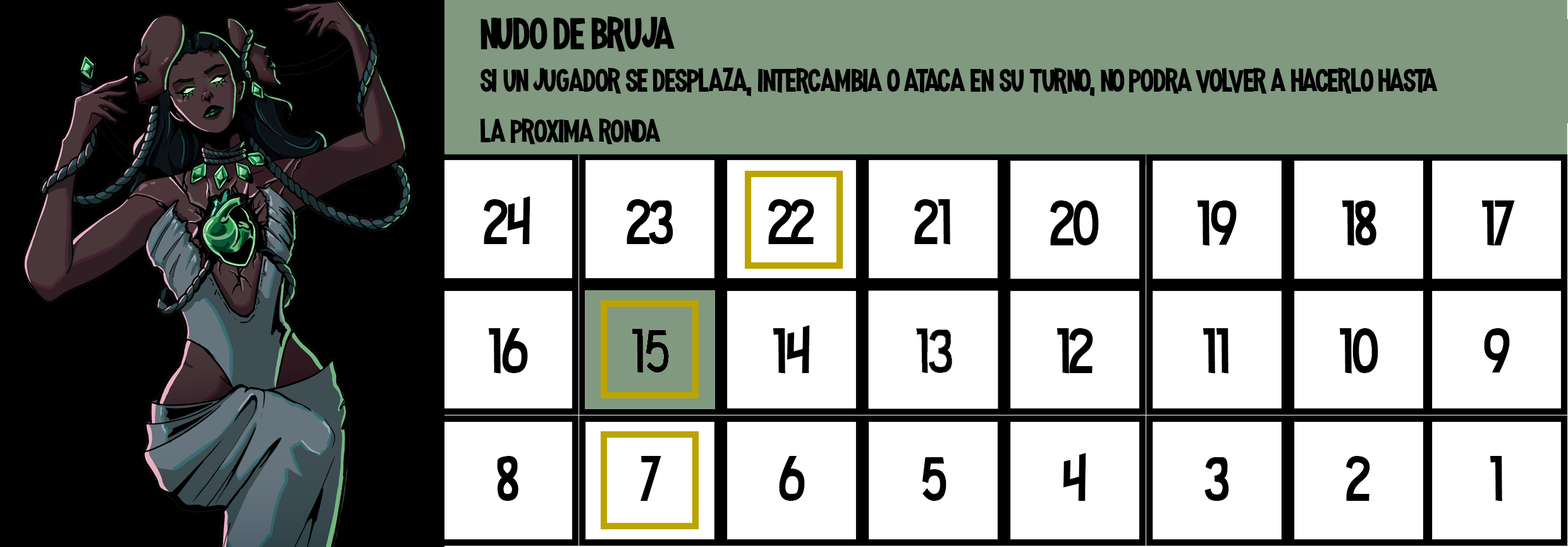
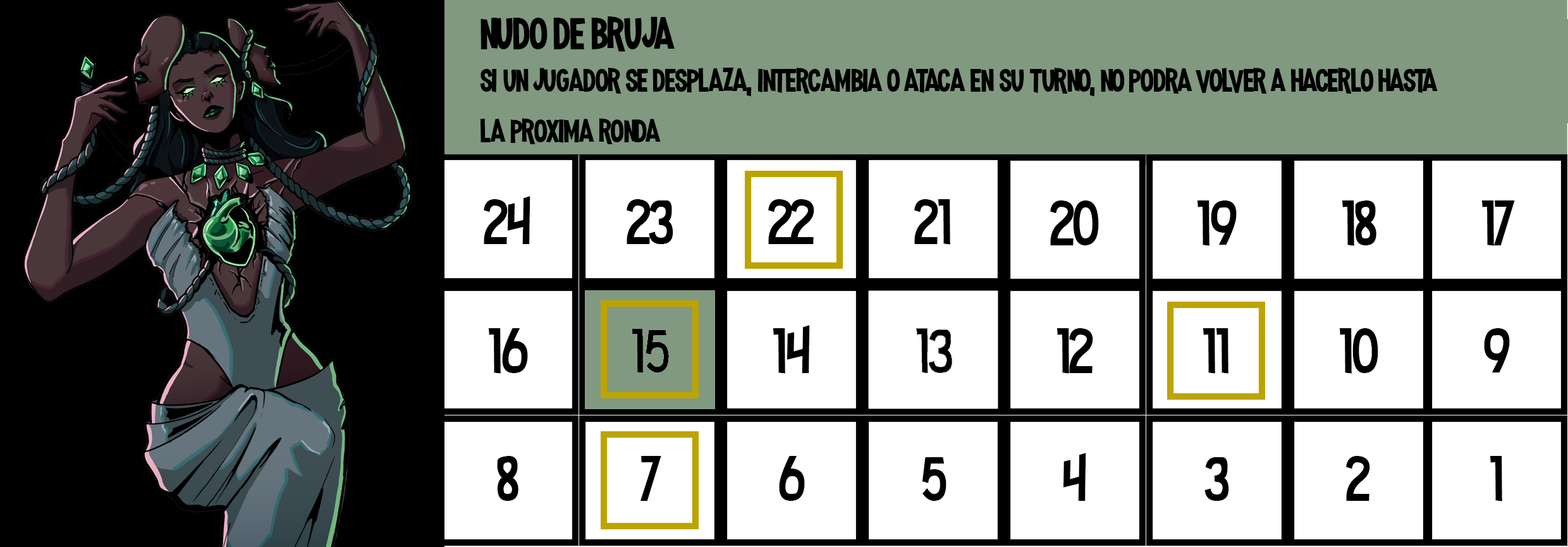
The second 1568px x 547px image is a revision of the first. Changes to its layers:
added layer "Rectángulo 1" (1st of 4) above "Rectángulo 1" over bbox(1167, 301, 1266, 400)